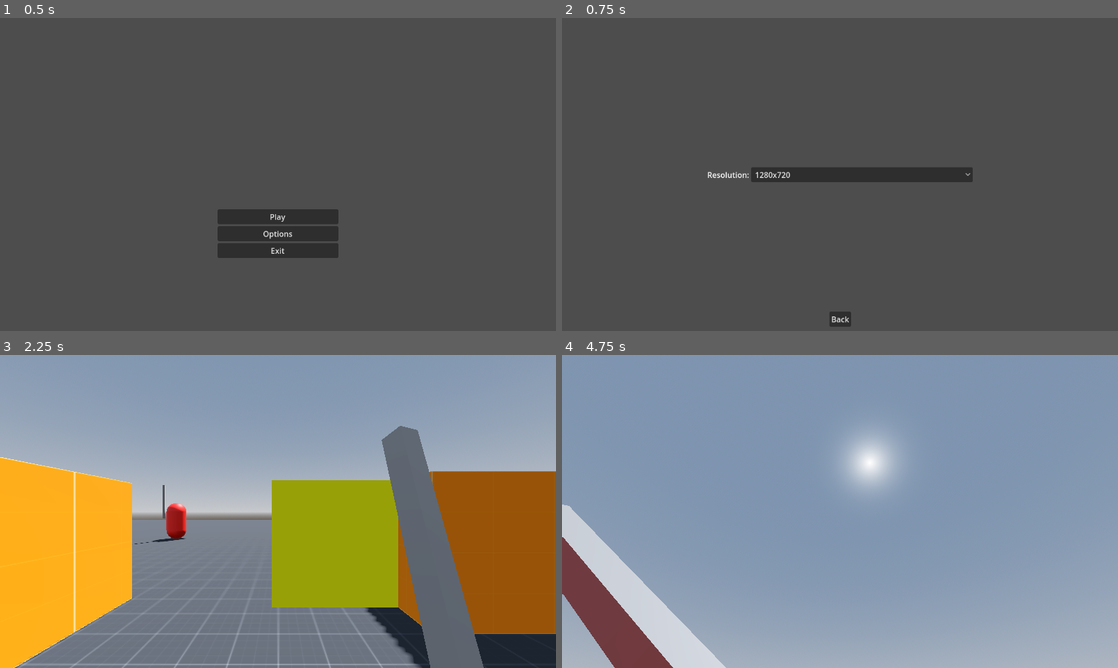
Above: before the commit, frames 1-4 (two rows, left to right).
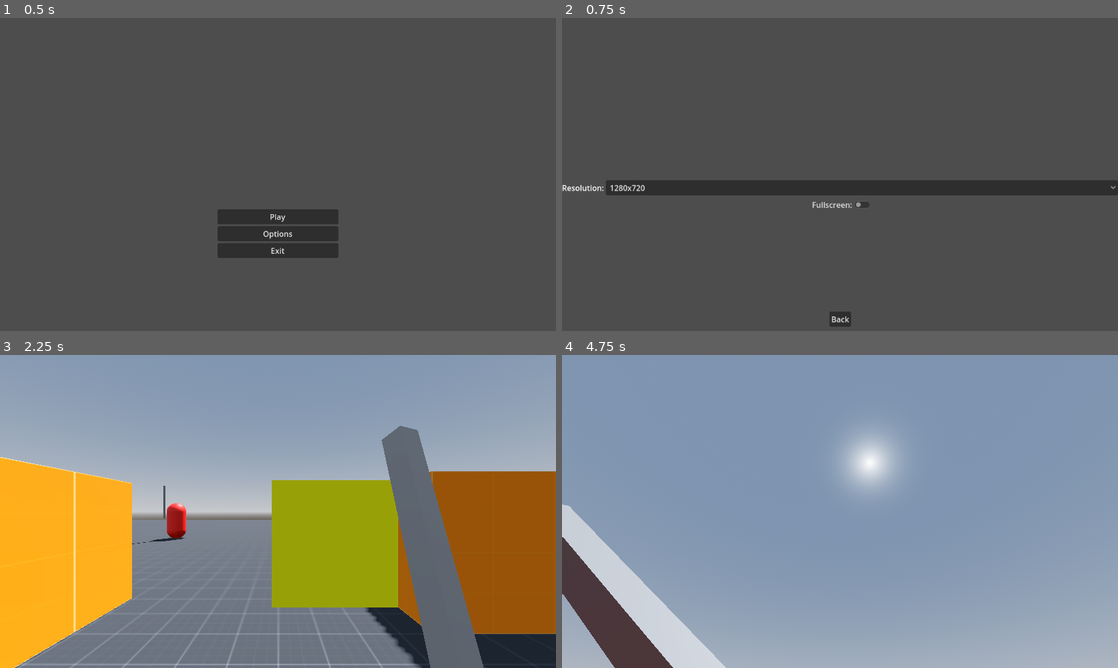
Above: after the commit, the same moments.

Repository: BlackOwlHU/ProjectParry
Game: Godot game, scene res://scenes/menu.tscn
Same seed, same stepped clock (60 frames per second), same inputs: the game is played once before the commit and once after it.
Inputs (mouse positions are in pixels of both pictures, inside the frame that each line leads up to):
- Up to frame 1 (0.5 s): no input
- Up to frame 2 (0.75 s): click "Options" at 0.5 s
- Up to frame 3 (2.25 s): click "Back" at 1.25 s; click "Play" at 2 s
- Up to frame 4 (4.75 s): tap Enter (ui_accept) at 2.75, 3.02, 3.77 s; move the mouse to (867, 511) at 2.77 s; hold W (Forward) from 2.78 s (still down); click (867, 511) at 2.85 s; move the mouse to (812, 511) at 3.52 s; tap Shift (Sprint) at 3.6 s; move the mouse to (851, 505) at 4.27 s; click (851, 505) at 4.35 s

Frame 1 is identical in both runs. In frame 2, 5.9% of the frame differs, in the area x 0-100%, y 47-61%; in frame 3, less than 0.1%; in frame 4, 3.1%.

Commit message:
a0.4
Killable enemy alpha. Half baked fullscreen options.

Diff:
--- a/characters/basic_sword_enemy.tscn
+++ b/characters/basic_sword_enemy.tscn
@@ -1,6 +1,8 @@
 [gd_scene load_steps=7 format=3 uid="uid://dft7wol7r165i"]
 
 [ext_resource type="Script" path="res://scripts/basic_sword_enemy.gd" id="1_s758i"]
+
+[sub_resource type="CapsuleShape3D" id="CapsuleShape3D_ulxrb"]
 
 [sub_resource type="StandardMaterial3D" id="StandardMaterial3D_f2d5s"]
 albedo_color = Color(1, 0.151344, 0.108333, 1)
@@ -9,8 +11,6 @@
 
 [sub_resource type="CapsuleMesh" id="CapsuleMesh_7d5yk"]
 material = SubResource("StandardMaterial3D_f2d5s")
-
-[sub_resource type="CapsuleShape3D" id="CapsuleShape3D_ulxrb"]
 
 [sub_resource type="BoxMesh" id="BoxMesh_aafqo"]
 size = Vector3(0.1, 1.75, 0.1)
@@ -25,10 +25,15 @@
 [node name="Position" type="Node3D" parent="."]
 transform = Transform3D(1, 0, 0, 0, 1, 0, 0, 0, 1, 0, -1, 0)
 
+[node name="CollisionShape3D" type="CollisionShape3D" parent="."]
+shape = SubResource("CapsuleShape3D_ulxrb")
+
 [node name="MeshInstance3D" type="MeshInstance3D" parent="."]
 mesh = SubResource("CapsuleMesh_7d5yk")
 
-[node name="CollisionShape3D" type="CollisionShape3D" parent="."]
+[node name="Area3D" type="Area3D" parent="MeshInstance3D"]
+
+[node name="DamageRegister" type="CollisionShape3D" parent="MeshInstance3D/Area3D"]
 shape = SubResource("CapsuleShape3D_ulxrb")
 
 [node name="Right_Arm" type="Node3D" parent="."]
@@ -49,5 +54,6 @@
 wait_time = 0.1
 autostart = true
 
+[connection signal="area_entered" from="MeshInstance3D/Area3D" to="." method="_on_area_3d_area_entered"]
 [connection signal="target_reached" from="NavigationAgent3D" to="." method="_on_navigation_agent_3d_target_reached"]
 [connection signal="timeout" from="Timer" to="." method="_on_timer_timeout"]
--- a/characters/player.gd
+++ b/characters/player.gd
@@ -34,6 +34,10 @@
 		anim_player.play("attack")
 		weapon_hitbox.monitoring = true
 		hitbox_collision.disabled = false
+
+	if Input.is_action_pressed("Pause"):
+		if Input.MOUSE_MODE_CAPTURED:
+			Input.mouse_mode = Input.MOUSE_MODE_VISIBLE
 
 func _unhandled_input(event):
 	mouse_input = event is InputEventMouseMotion and Input.get_mouse_mode() == Input.MOUSE_MODE_CAPTURED
--- a/project.godot
+++ b/project.godot
@@ -65,6 +65,11 @@
 "events": [Object(InputEventKey,"resource_local_to_scene":false,"resource_name":"","device":-1,"window_id":0,"alt_press …(195 unchanged characters)…
 ]
 }
+Pause={
+"deadzone": 0.5,
+"events": [Object(InputEventKey,"resource_local_to_scene":false,"resource_name":"","device":-1,"window_id":0,"alt_pressed":false,"shift_pressed":false,"ctrl_pressed":false,"meta_pressed":false,"pressed":false,"keycode":0,"physical_keycode":4194305,"key_label":0,"unicode":0,"location":0,"echo":false,"script":null)
+]
+}
 
 [rendering]
 
--- a/scenes/options_menu.tscn
+++ b/scenes/options_menu.tscn
@@ -48,19 +48,36 @@
 grow_vertical = 2
 alignment = 1
 
-[node name="HBoxContainer" type="HBoxContainer" parent="CanvasLayer/HBoxContainer2"]
+[node name="VBoxContainer" type="VBoxContainer" parent="CanvasLayer"]
+offset_top = 336.0
+offset_right = 1152.0
+offset_bottom = 583.0
+
+[node name="HBoxContainer2" type="HBoxContainer" parent="CanvasLayer/VBoxContainer"]
 custom_minimum_size = Vector2(550, 0)
 layout_mode = 2
 alignment = 1
 metadata/_edit_use_anchors_ = true
 
-[node name="Label" type="Label" parent="CanvasLayer/HBoxContainer2/HBoxContainer"]
+[node name="Label" type="Label" parent="CanvasLayer/VBoxContainer/HBoxContainer2"]
 layout_mode = 2
 text = "Resolution:"
 
-[node name="OptionButton" type="OptionButton" parent="CanvasLayer/HBoxContainer2/HBoxContainer"]
+[node name="OptionButton" type="OptionButton" parent="CanvasLayer/VBoxContainer/HBoxContainer2"]
 layout_mode = 2
 size_flags_horizontal = 3
 
+[node name="HBoxContainer" type="HBoxContainer" parent="CanvasLayer/VBoxContainer"]
+layout_mode = 2
+alignment = 1
+
+[node name="Label" type="Label" parent="CanvasLayer/VBoxContainer/HBoxContainer"]
+layout_mode = 2
+
+[node name="CheckButton" type="CheckButton" parent="CanvasLayer/VBoxContainer/HBoxContainer"]
+layout_mode = 2
+text = "Fullscreen:"
+
 [connection signal="pressed" from="CanvasLayer/HBoxContainer/MarginContainer/VBoxContainer/Back" to="." method="_on_back_pressed"]
-[connection signal="item_selected" from="CanvasLayer/HBoxContainer2/HBoxContainer/OptionButton" to="." method="_on_option_button_item_selected"]
+[connection signal="item_selected" from="CanvasLayer/VBoxContainer/HBoxContainer2/OptionButton" to="." method="_on_option_button_item_selected"]
+[connection signal="toggled" from="CanvasLayer/VBoxContainer/HBoxContainer/CheckButton" to="." method="_on_check_button_toggled"]
--- a/scenes/world.tscn
+++ b/scenes/world.tscn
@@ -59,6 +59,9 @@
 
 [node name="Enemies" type="Node3D" parent="."]
 
+[node name="Basic_Sword_Enemy2" parent="Enemies" instance=ExtResource("3_bmqgp")]
+transform = Transform3D(1, 0, 0, 0, 1, 0, 0, 0, 1, 3, 1, -13)
+
 [node name="Basic_Sword_Enemy" parent="Enemies" instance=ExtResource("3_bmqgp")]
 transform = Transform3D(1, 0, 0, 0, 1, 0, 0, 0, 1, -6, 1, -12)
 
--- a/scripts/basic_sword_enemy.gd
+++ b/scripts/basic_sword_enemy.gd
@@ -2,10 +2,12 @@
 #hours i have spend to fix this: 11
 @onready var ai = true
 @onready var nav_agent: NavigationAgent3D = $NavigationAgent3D
-@export var SPEED = 5.0
+@export var SPEED = 4.0
 @onready var player = get_tree().get_first_node_in_group("Player")
 @onready var timer = $Timer
 @onready var pos = $Position
+
+var enemy_health = 100
 
 func _ready():
 	pass
@@ -17,28 +19,47 @@
 	nav_agent.target_position = player.position
 
 func _physics_process(_delta: float) -> void:
-	if NavigationServer3D.map_get_iteration_id(nav_agent.get_navigation_map()) == 0:
-		return
-	if nav_agent.is_navigation_finished():
-		return
-	look_at(player.global_transform.origin+Vector3(0,1,0))
-	var current_location = pos.global_transform.origin
-	var next_location = nav_agent.get_next_path_position()
-	next_location.y=current_location.y
-	#print(nav_agent.is_target_reachable())
-	var new_velocity =  (current_location.direction_to(next_location)) * SPEED
-	nav_agent.set_velocity(new_velocity)
-	velocity = nav_agent.velocity
-	move_and_slide()
+	if ai:
+		if NavigationServer3D.map_get_iteration_id(nav_agent.get_navigation_map()) == 0:
+			return
+		if nav_agent.is_navigation_finished():
+			return
+		look_at(player.global_transform.origin+Vector3(0,1,0))
+		var current_location = pos.global_transform.origin
+		var next_location = nav_agent.get_next_path_position()
+		next_location.y=current_location.y
+		#print(nav_agent.is_target_reachable())
+		var new_velocity =  (current_location.direction_to(next_location)) * SPEED
+		nav_agent.set_velocity(new_velocity)
+		velocity = nav_agent.velocity
+		move_and_slide()
 
 func update_target_location():
 	nav_agent.target_position = player.position
-	print(nav_agent.target_position)
+	#print(nav_agent.target_position)
 
 func _on_timer_timeout() -> void:
 	#print("refresh")
-	update_target_location()
+	if ai:
+		update_target_location()
 	timer.start()
 
 func _on_navigation_agent_3d_target_reached() -> void:
 	print("reached")
+
+
+func _on_area_3d_area_entered(area: Area3D) -> void:
+	if enemy_health > 0:
+		print("enemy_health:")
+		print(enemy_health)
+	if area.owner is Player:
+		enemy_health -= global.player_damage
+		if enemy_health <= 0:
+			ai = false
+			print("enemy_killed")
+			$MeshInstance3D.visible = false
+			$Right_Arm/MeshInstance3D/Area3D/CollisionShape3D2.disabled = true
+			$CollisionShape3D.disabled = true
+			$MeshInstance3D/Area3D/DamageRegister.disabled = true
+			#$StaticBody3D.collision_layer = 0
+			#$StaticBody3D.collision_mask = 0
--- a/scripts/menu.gd
+++ b/scripts/menu.gd
@@ -1,6 +1,4 @@
 extends Control
-
-
 
 func _on_play_pressed() -> void:
 	get_tree().change_scene_to_file("res://scenes/world.tscn")
--- a/scripts/options_menu.gd
+++ b/scripts/options_menu.gd
@@ -1,6 +1,6 @@
 extends Control
 
-@onready var ResOptionButton = $CanvasLayer/HBoxContainer2/HBoxContainer/OptionButton
+@onready var ResOptionButton = $CanvasLayer/VBoxContainer/HBoxContainer2/OptionButton
 
 var Resolution: Dictionary = {"800x600":Vector2(800,600),
 								"1280x720":Vector2(1280,720),
@@ -17,6 +17,11 @@
 	for i in Resolution:
 		ResOptionButton.add_item(i)
 
+func _on_check_button_toggled(toggled_on: bool) -> void:
+	if toggled_on == true:
+		DisplayServer.window_set_mode(DisplayServer.WINDOW_MODE_FULLSCREEN)
+	else:
+		DisplayServer.window_set_mode(DisplayServer.WINDOW_MODE_WINDOWED)
 
 func _on_option_button_item_selected(index: int) -> void:
 	var size = Resolution.get(ResOptionButton.get_item_text(index))
--- a/world.gd
+++ b/world.gd
@@ -2,5 +2,5 @@
 
 @onready var player = $Player
 
-func _physics_process(_delta: float) -> void:
-	get_tree().call_group("enemy", "update_target_location", player.global_position)
+#func _physics_process(_delta: float) -> void:
+	#get_tree().call_group("enemy", "update_target_location", player.global_position)
